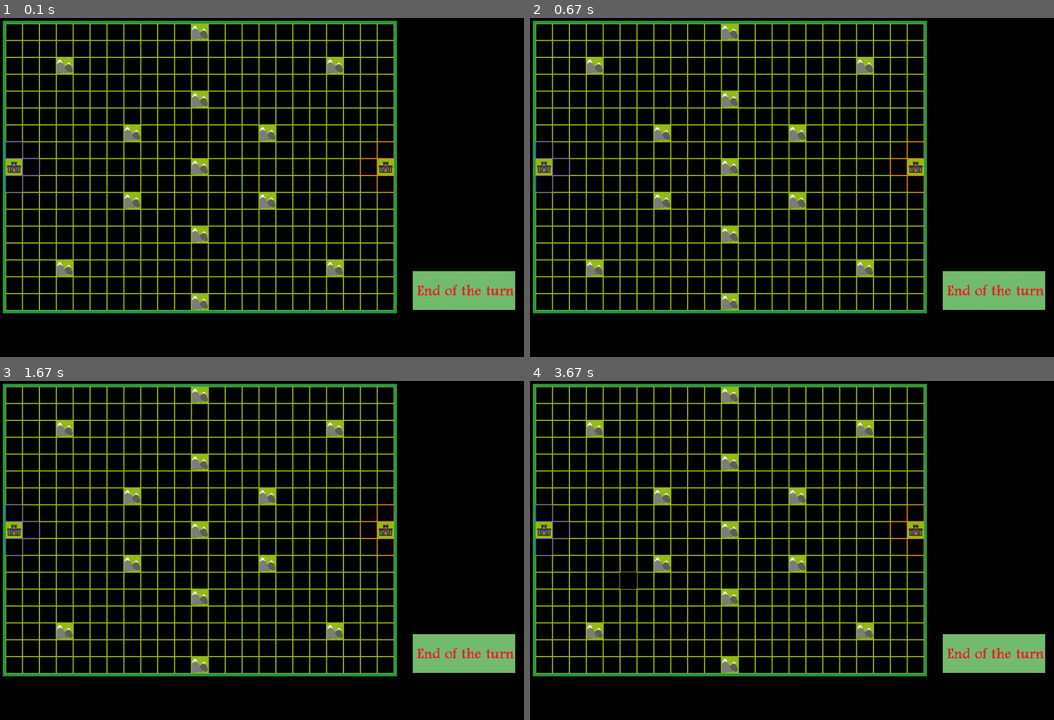
Above: before the commit, frames 1-4 (two rows, left to right).
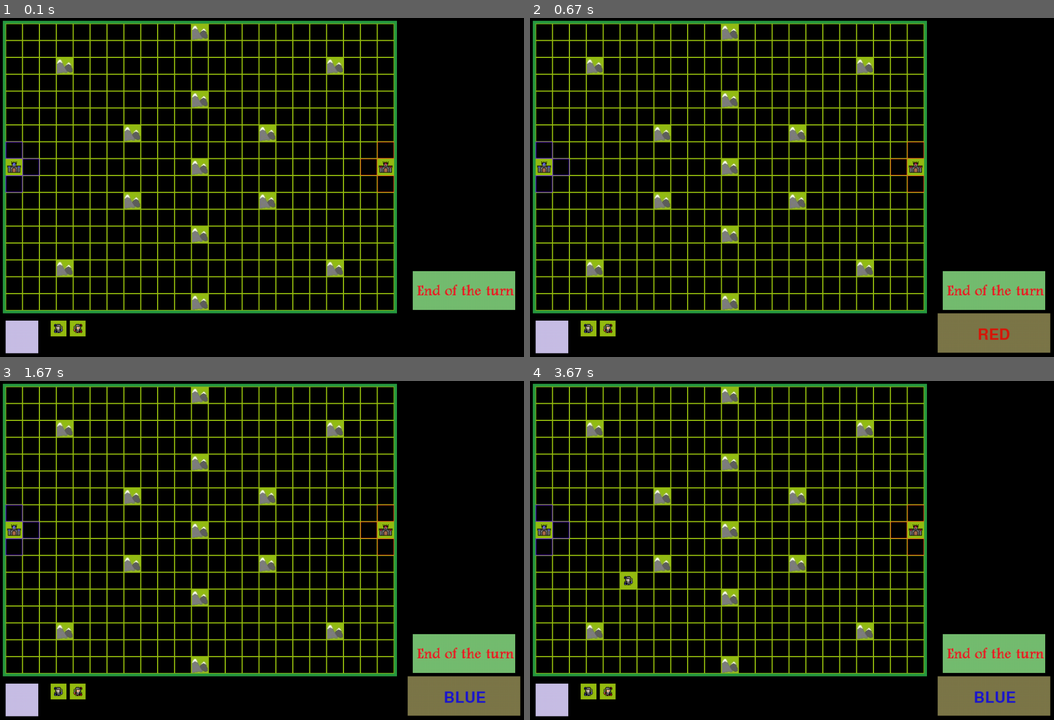
Above: after the commit, the same moments.

Repository: MikhailSK/PyGame
Game: pygame game, started from main.py
The game is run twice, just before and just after one commit, with the same random seed, the same clock (stepped at 60 frames per second) and the same inputs.
Inputs (mouse positions are in pixels of both pictures, inside the frame that each line leads up to):
- Up to frame 1 (0.1 s): no input
- Up to frame 2 (0.67 s): click (991, 289) at 0.4 s
- Up to frame 3 (1.67 s): click (136, 553) at 0.73 s; click (455, 672) at 1.07 s; click (461, 652) at 1.4 s
- Up to frame 4 (3.67 s): click (550, 699) at 2.73 s; click (587, 692) at 3.07 s; click (624, 584) at 3.4 s

The runs differ from the first frame. In frame 1, 0.9% of the frame differs, in the area x 1-17%, y 89-99%; in frame 2, 3.4%; in frame 3, 3.4%; in frame 4, 3.6%, in the area x 1-100%, y 56-99%.

Commit message:
IT IS REVOLUTION
Playable version
Almost

Diff:
--- a/Board.py
+++ b/Board.py
@@ -6,21 +6,11 @@
             [7, 6], [15, 6], [15, 10], [19, 2],
             [19, 14], [3, 14], [3, 2], [11, 8]]
 arr_castle = [[0, 8], [22, 8]]
-map_units = {}
-sprite = pygame.sprite.Sprite()
-
-
-# class EndButtonMg(pygame.sprite.Sprite):
-#     def __init__(self, group):
-#         super().__init__(group)
-#         self.all_sprites = pygame.sprite.Group()
-#         self.image = load_image("end_game")
-#         self.rect = self.image.get_rect()
-#
-#     def render(self):
-#         m_castle = EndButtonMg(self.all_sprites)
-#         m_castle.rect.x = 600
-#         m_castle.rect.y = 600
+
+all_sprites = pygame.sprite.Group()
+warrior_select_r = WarriorUnitSelectR(all_sprites)
+warrior_select_b = WarriorUnitSelectB(all_sprites)
+create_unit = CreateUnit(all_sprites)
 
 
 class Board:
@@ -46,6 +36,8 @@
         self.b_x_y = None
         self.is_map_rendered = 0
         self.arr = []
+        self.par_click = 0
+        self.select = None
 
     # настройка внешнего вида
     def set_view(self, left, top, cell_size):
@@ -243,28 +235,81 @@
 
             self.is_map_rendered = 1
 
-    def get_cell(self, mouse_position, turn):
+    def get_cell(self, mouse_position):
         x_pos, y_pos = mouse_position
-        if (x_pos <= 5 or x_pos >= self.width - 5) or \
-                (y_pos <= 5 or y_pos >= self.height - 5):
-            if sprite.rect.collidepoint((x_pos, y_pos)):
-                print("END TURN")
-                if self.turn == 1:
-                    self.turn = 2
-                elif self.turn == 2:
-                    self.turn = 1
-            else:
-                print("miss", x_pos, y_pos, sep="-------")
-                self.b_x_y = None
-        else:
-            b_x_pos = (x_pos - 10) // 30
-            b_y_pos = (y_pos - 10) // 30
-            print(b_x_pos, b_y_pos)
-            self.b_x_y = []
-            self.b_x_y.append(b_x_pos)
-            self.b_x_y.append(b_y_pos)
-            self.arr.append([b_x_pos, b_y_pos])
-            # self.board[b_x_pos][b_y_pos] = 1
+        if self.par_click == 0 or self.par_click == 2:
+            if ((x_pos <= 5 or x_pos >= self.width - 5)
+                or (y_pos <= 5 or y_pos >= self.height - 5))\
+                    and self.select is None:
+                    if self.par_click != 2:
+                        if sprite.rect.collidepoint((x_pos, y_pos)):
+                            print("END TURN")
+                            if self.turn == 1:
+                                self.turn = 2
+
+                                pygame.draw.rect(screen, (125, 120, 74),
+                                                 (724, 525, 200, 70))
+
+                                font = pygame.font.Font(None, 40)
+                                text = font.render("RED",
+                                                   1, (218, 22, 10))
+                                text_x = 795
+                                text_y = 550
+                                screen.blit(text, (text_x, text_y))
+
+                            elif self.turn == 2:
+                                self.turn = 1
+
+                                pygame.draw.rect(screen, (125, 120, 74),
+                                                 (790, 525, 70, 70))
+
+                                font = pygame.font.Font(None, 40)
+                                text = font.render("BLUE",
+                                                   1, (28, 22, 210))
+                                text_x = 788
+                                text_y = 550
+                                screen.blit(text, (text_x, text_y))
+                        elif create_unit.rect.collidepoint((x_pos, y_pos)):
+                            print("CREATE NEW")
+                            self.par_click = 10
+                        else:
+                            print("miss", x_pos, y_pos, sep="-------")
+                        self.b_x_y = None
+            elif (self.select is not None and self.par_click == 2) or self.par_click == 0 or self.par_click == 2:
+                b_x_pos = (x_pos - 10) // 30
+                b_y_pos = (y_pos - 10) // 30
+                print(b_x_pos, b_y_pos)
+                self.b_x_y = []
+                self.b_x_y.append(b_x_pos)
+                self.b_x_y.append(b_y_pos)
+                self.arr.append([b_x_pos, b_y_pos])
+                if self.par_click == 2:
+                    coord = (b_x_pos, b_y_pos)
+                    coord_px = (b_x_pos * BOARD_S + 10, b_y_pos * BOARD_S + 10)
+                    warrior = None
+                    if self.select == 11:
+                        warrior = WarriorBlue(coord_px, screen)
+                        self.board[b_x_pos][b_y_pos] = 12
+                    elif self.select == 21:
+                        warrior = WarriorRed(coord_px, screen)
+                        self.board[b_x_pos][b_y_pos] = 22
+
+                    map_units[coord] = warrior
+                    warrior.render()
+                    warrior.all_sprites.draw(screen)
+
+                    self.select = None
+                    self.par_click = 0
+                # self.board[b_x_pos][b_y_pos] = 1
+        elif self.par_click == 10:
+            if warrior_select_b.rect.collidepoint((x_pos, y_pos)) and self.turn == 1:
+                self.par_click = 2
+                self.select = 11
+                print("WARRIOR BLUE SELECTED")
+            elif warrior_select_r.rect.collidepoint((x_pos, y_pos)) and self.turn == 2:
+                self.par_click = 2
+                self.select = 21
+                print("WARRIOR RED SELECTED")
 
     def on_click(self):
         if self.b_x_y is not None:
@@ -284,6 +329,7 @@
                 except KeyError:
                     print("Try other")
 
-    def get_click(self, mouse_pos, turn):
-        self.get_cell(mouse_pos, turn)
-        self.on_click()
+    def get_click(self, mouse_pos):
+        self.get_cell(mouse_pos)
+        if self.par_click == 2:
+            self.on_click()
--- a/main.py
+++ b/main.py
@@ -8,12 +8,16 @@
 running = True
 par_space = 0
 FPS = 20
+res_r = 10
+res_b = 10
 par = 0
 turn = 1
+
 clock = pygame.time.Clock()
 
 
 while running:
+    all_sprites.draw(screen)
     if par == 0:
         board.render()
     for event in pygame.event.get():
@@ -22,11 +26,12 @@
         if event.type == pygame.MOUSEBUTTONDOWN:
             new_board_pos = ((event.pos[0] - 10) // 30, (event.pos[1] - 10) // 30)
             if event.button == 1:
-                board.get_click(event.pos, turn)
+                board.get_click(event.pos)
                 if board.turn != turn:
                     print(turn)
                     turn = board.turn
                     par = 1
+                    board.render()
             elif event.button == 3:
                 try:
                     map_units[new_board_pos].get_info()
--- a/screen.py
+++ b/screen.py
@@ -1,4 +1,5 @@
 import pygame
+
 
 BOARD_W = 23
 BOARD_H = 17
--- a/unit.py
+++ b/unit.py
@@ -3,6 +3,8 @@
 
 pygame.init()
 time = pygame.time.Clock()
+
+map_units = {}
 
 unit_sprites = pygame.sprite.Group()
 sprite = pygame.sprite.Sprite()
@@ -29,6 +31,39 @@
         raise SystemExit(message)
 
 
+class CreateUnit(pygame.sprite.Sprite):
+    image = load_image("create_unit.png")
+
+    def __init__(self, group):
+        super().__init__(group)
+        self.image = CreateUnit.image
+        self.rect = self.image.get_rect()
+        self.rect.x = 10
+        self.rect.y = 538
+
+
+class WarriorUnitSelectB(pygame.sprite.Sprite):
+    image = load_image("warrior_b.png")
+
+    def __init__(self, group):
+        super().__init__(group)
+        self.image = WarriorUnitSelectB.image
+        self.rect = self.image.get_rect()
+        self.rect.x = 90
+        self.rect.y = 538
+
+
+class WarriorUnitSelectR(pygame.sprite.Sprite):
+    image = load_image("warrior_r.png")
+
+    def __init__(self, group):
+        super().__init__(group)
+        self.image = WarriorUnitSelectR.image
+        self.rect = self.image.get_rect()
+        self.rect.x = 124
+        self.rect.y = 538
+
+
 class MainUnit:
     def __init__(self, screen):
         self.name = ""
@@ -198,3 +233,71 @@
         pygame.display.flip()
         print("DEAD")
         win("Blue")
+
+
+class WarriorMgRed(pygame.sprite.Sprite):
+    def __init__(self, group, parent):
+        super().__init__(group)
+        self.image = parent.image
+        self.rect = self.image.get_rect()
+
+
+class WarriorRed(MainUnit):
+    def __init__(self, coord, screen):
+        super().__init__(screen)
+        self.all_sprites = pygame.sprite.Group()
+        self.name = "warrior_r"
+        self.coord = coord
+        self.damage = 1
+        self.move = 1
+        self.atk_range = 1
+        #
+        self.health = 5
+        #
+        self.max_health = 5
+        self.image = load_image(self.name + ".png")
+
+    def render(self, **kwargs):
+        m_castle = CastleMgRed(self.all_sprites, self)
+        m_castle.rect.x = self.coord[0] + 1
+        m_castle.rect.y = self.coord[1] + 1
+
+    def dead(self):
+        self.x, self.y = self.coord[0], self.coord[1]
+        pygame.draw.rect(self.screen, (150, 190, 16), (self.x, self.y, 30, 30))
+        pygame.display.flip()
+        print("DEAD" + self.name)
+
+
+class WarriorMgRed(pygame.sprite.Sprite):
+    def __init__(self, group, parent):
+        super().__init__(group)
+        self.image = parent.image
+        self.rect = self.image.get_rect()
+
+
+class WarriorBlue(MainUnit):
+    def __init__(self, coord, screen):
+        super().__init__(screen)
+        self.all_sprites = pygame.sprite.Group()
+        self.name = "warrior_b"
+        self.coord = coord
+        self.damage = 1
+        self.move = 1
+        self.atk_range = 1
+        #
+        self.health = 5
+        #
+        self.max_health = 5
+        self.image = load_image(self.name + ".png")
+
+    def render(self, **kwargs):
+        m_castle = CastleMgRed(self.all_sprites, self)
+        m_castle.rect.x = self.coord[0] + 1
+        m_castle.rect.y = self.coord[1] + 1
+
+    def dead(self):
+        self.x, self.y = self.coord[0], self.coord[1]
+        pygame.draw.rect(self.screen, (150, 190, 16), (self.x, self.y, 30, 30))
+        pygame.display.flip()
+        print("DEAD" + self.name)
